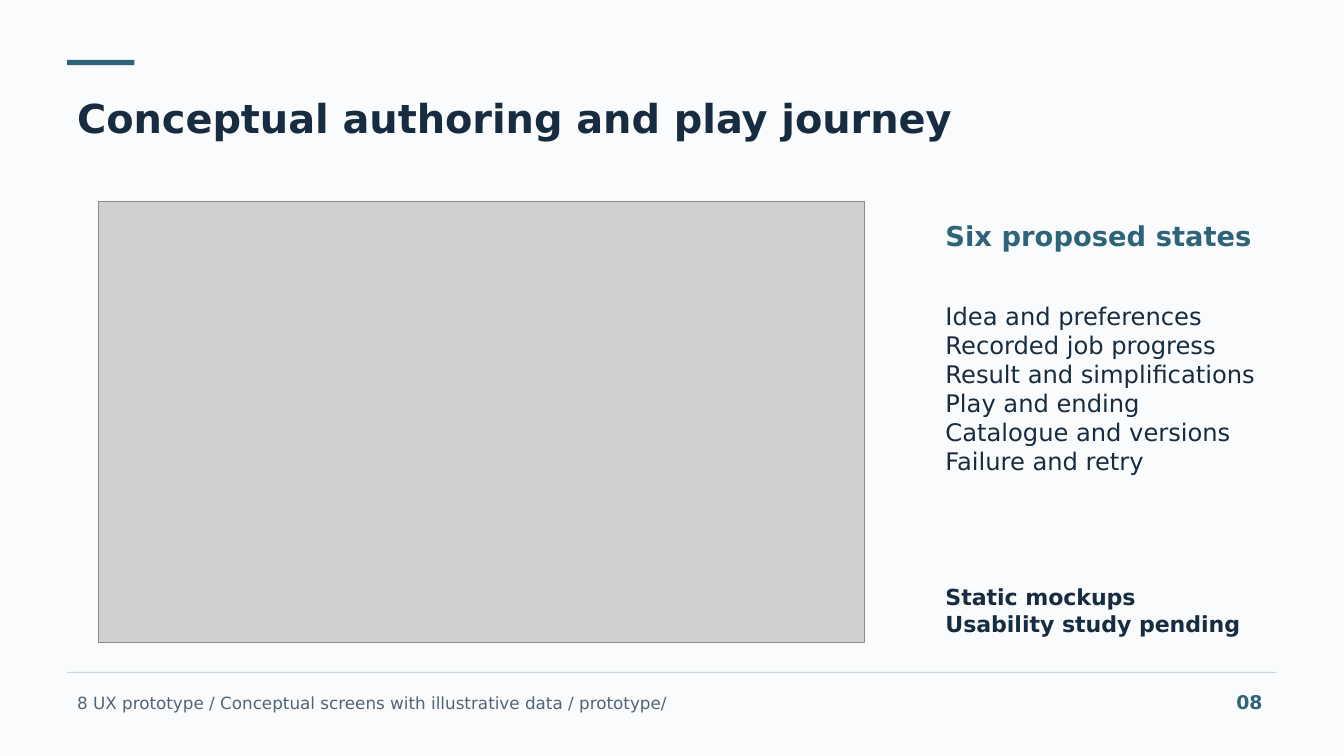
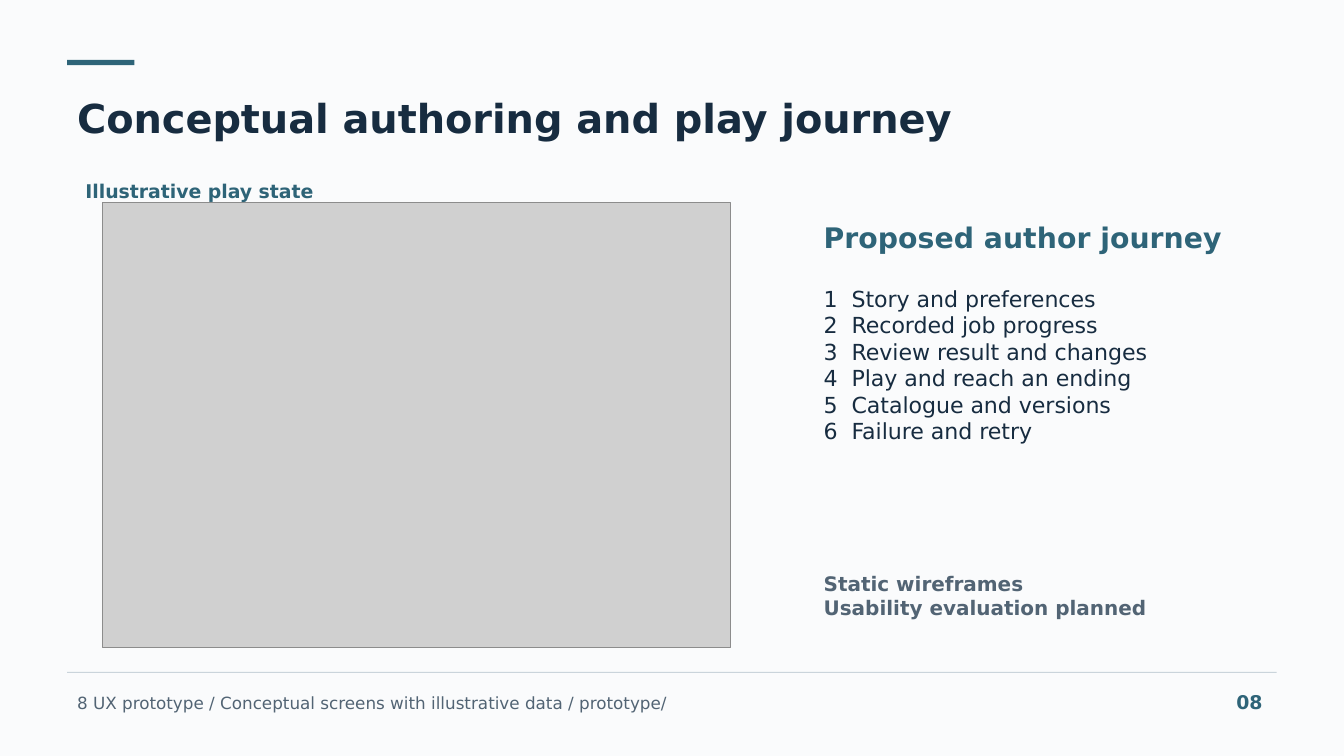
Before and after one commit to lastnurik/diploma, a slide deck: slide 8 of submission/diploma-final-presentation.pptx. Drawn at 1344x756 pixels with LibreOffice and Linux fonts; fonts in the diff are those of the drawing; grey boxes stand for pictures. Boxes give left, top, right and bottom in pixels: in the first picture for what was removed or moved away, otherwise in the second. Text is boxed around its words. In the diff, an @@ line names an element or a change of style, - is before the commit and + after.

```diff
--- a/submission/diploma-final-presentation.pptx
+++ b/submission/diploma-final-presentation.pptx
@@ text added at <box>85,183,314,203</box>, 13.5 pt, text #2E6478, bold @@
+Illustrative play state
@@ picture: place and size @@
-picture at <box>99,202,865,643</box>
+picture at <box>103,203,731,648</box>
@@ text at <box>824,226,1221,254</box>: text changed; size 19.5 to 20.2 pt @@
-Six proposed states
+Proposed author journey
@@ text at <box>824,290,1147,444</box>: text changed; size 17.2 to 15.8 pt @@
-Idea and preferences
-Recorded job progress
-Result and simplifications
-Play and ending
-Catalogue and versions
-Failure and retry
+1 Story and preferences
+2 Recorded job progress
+3 Review result and changes
+4 Play and reach an ending
+5 Catalogue and versions
+6 Failure and retry
@@ text at <box>824,576,1146,620</box>: text changed; size 15.8 to 14.2 pt; text colour #172C40 to #526474 @@
-Static mockups
-Usability study pending
+Static wireframes
+Usability evaluation planned
```
Also in this commit, not shown: 6 other slides changed, 2 slides added, 2 slides removed, 14 other files.
